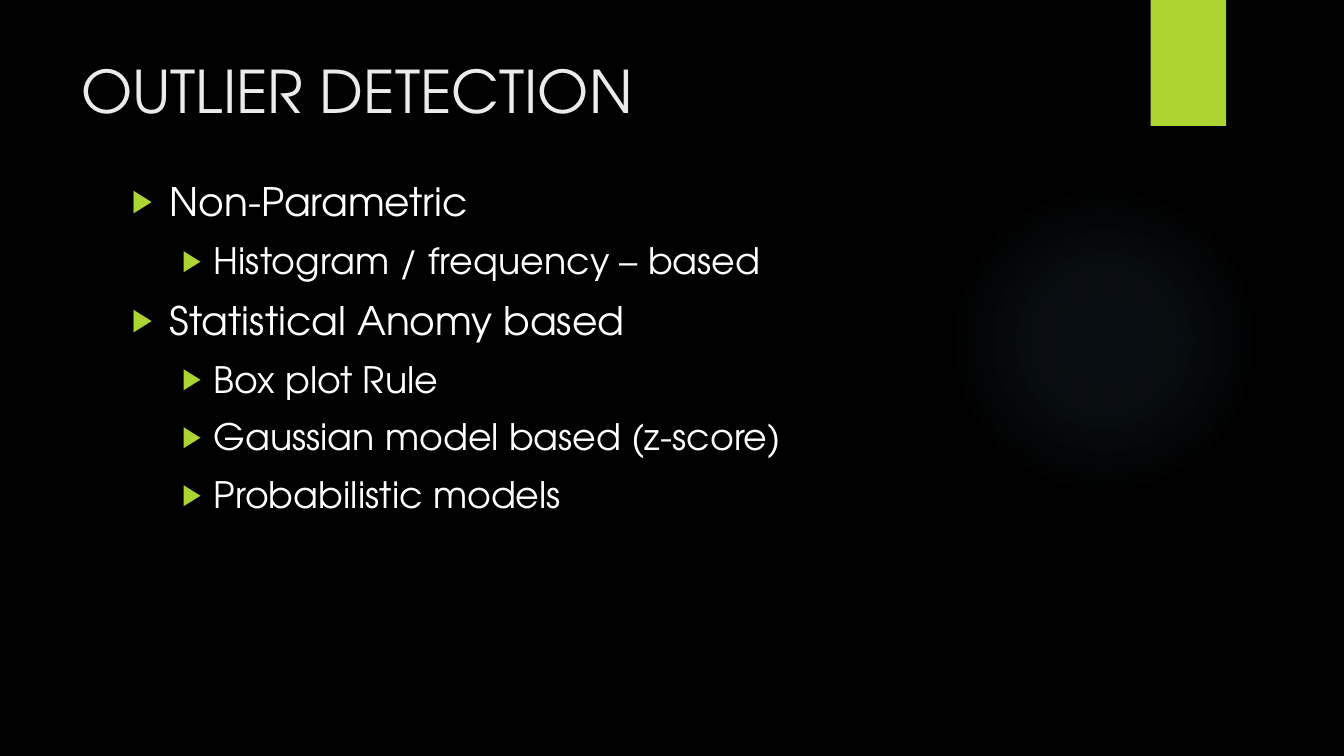
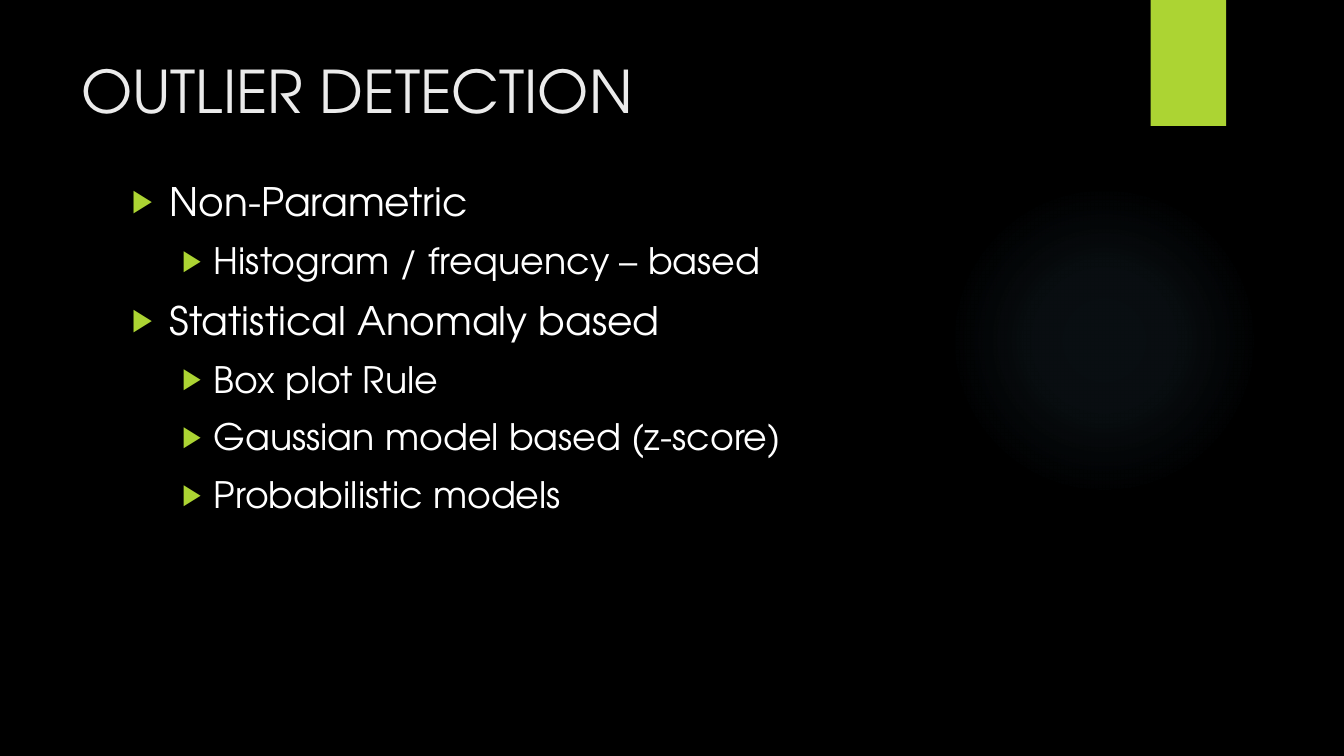
Before and after one commit to ranamihir/big_data_project, a slide deck: slide 6 of Final Presentation.pptx. Drawn at 1344x756 pixels with LibreOffice and Linux fonts; fonts in the diff are those of the drawing; background and template pictures are left out. Boxes give left, top, right and bottom in pixels: in the first picture for what was removed or moved away, otherwise in the second. Text is boxed around its words. In the diff, an @@ line names an element or a change of style, - is before the commit and + after.

```diff
--- a/Final Presentation.pptx
+++ b/Final Presentation.pptx
@@ text at box(170, 305, 660, 343): text changed @@
-▶ Statistical Anomy based
+▶ Statistical Anomaly based
```
Also in this commit, not shown: 1 other file.
